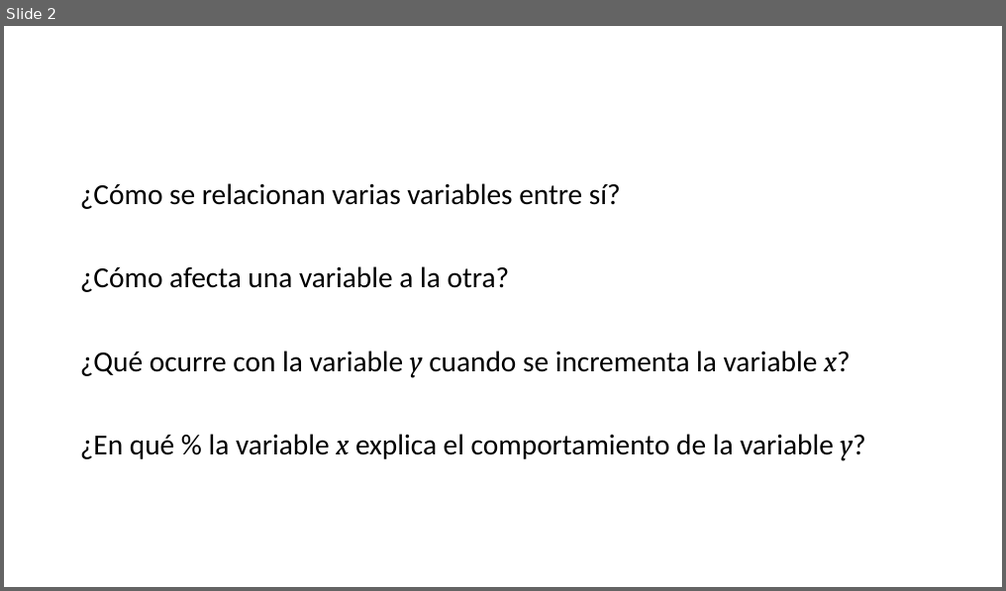
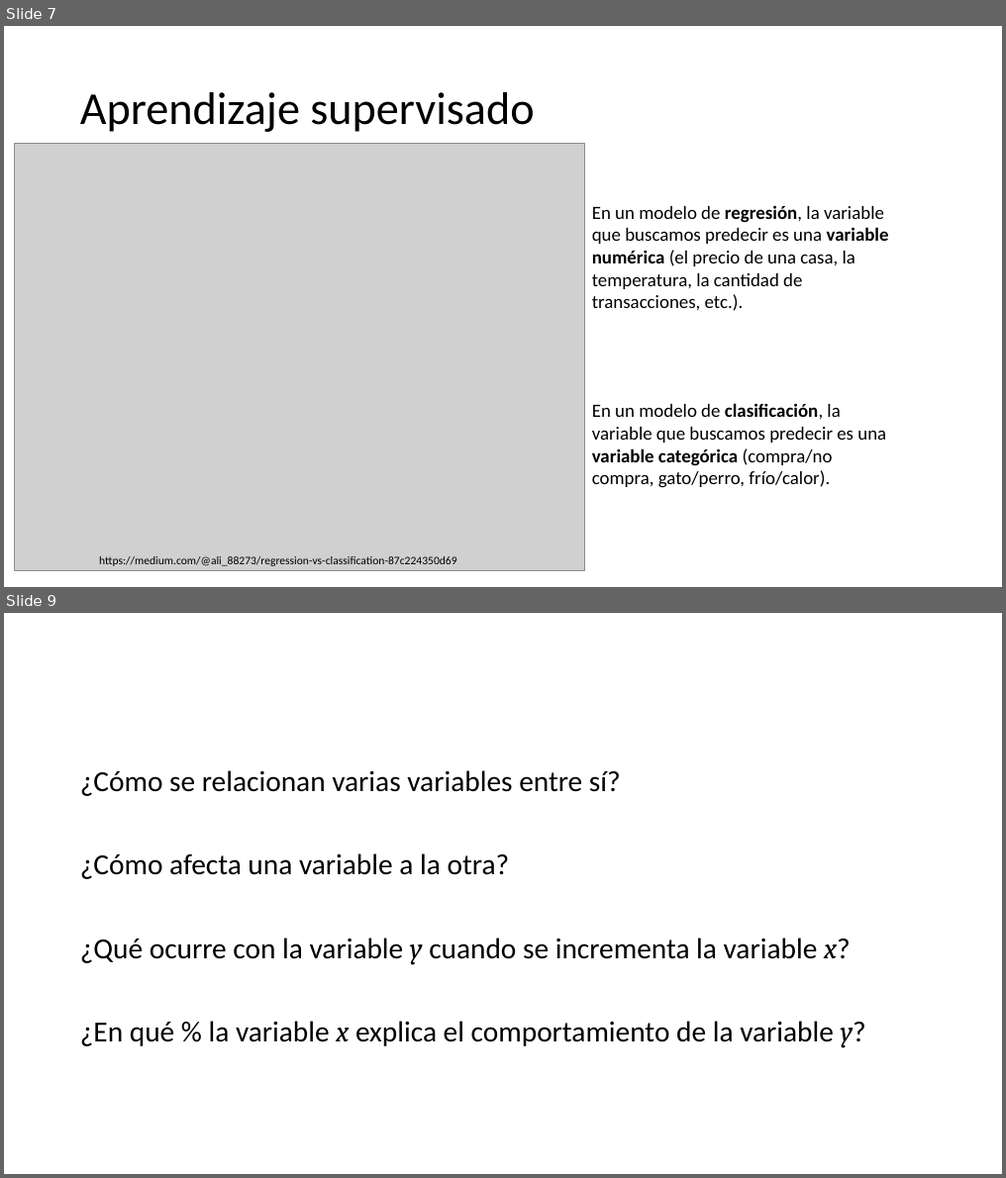
Before and after one commit to danielmonroym3009/bootcamp, a slide deck: Regresión lineal.pptx. Shown one above the other, each under a label of ours: slide 2 before the commit, slides 7 and 9 after it; the slides between them are not shown. The pictures are 1006x591 and 1006x1178 pixels, drawn with LibreOffice and Linux fonts; fonts in the diff are those of the drawing; grey boxes stand for pictures. Boxes give left, top, right and bottom in pixels: in the first picture for what was removed or moved away, otherwise in the second. Text is boxed around its words. In the diff, an @@ line names an element or a change of style, - is before the commit and + after.

```diff
--- a/Regresión lineal.pptx
+++ b/Regresión lineal.pptx
@@ slide 7 added at (4,26,1002,587), background #FFFFFF @@
@@ title added at (80,92,534,132), 44 pt, text #000000 @@
+Aprendizaje supervisado
@@ picture added at (14,144,584,571) @@
@@ text added at (592,205,889,311), 18 pt, text #000000 @@
+En un modelo de regresión, la variable que buscamos predecir es una variable numérica (el precio de una casa, la temperatura, la cantidad de transacciones, etc.).
@@ text added at (592,403,886,488), 18 pt, text #000000 @@
+En un modelo de clasificación, la variable que buscamos predecir es una variable categórica (compra/no compra, gato/perro, frío/calor).
@@ text added at (99,557,456,567), 11 pt, text #000000 @@
+https://medium.com/@ali_88273/regression-vs-classification-87c224350d69
@@ what was slide 2 is now slide 9 @@
```
Also in this commit, not shown: 6 other slides added.
